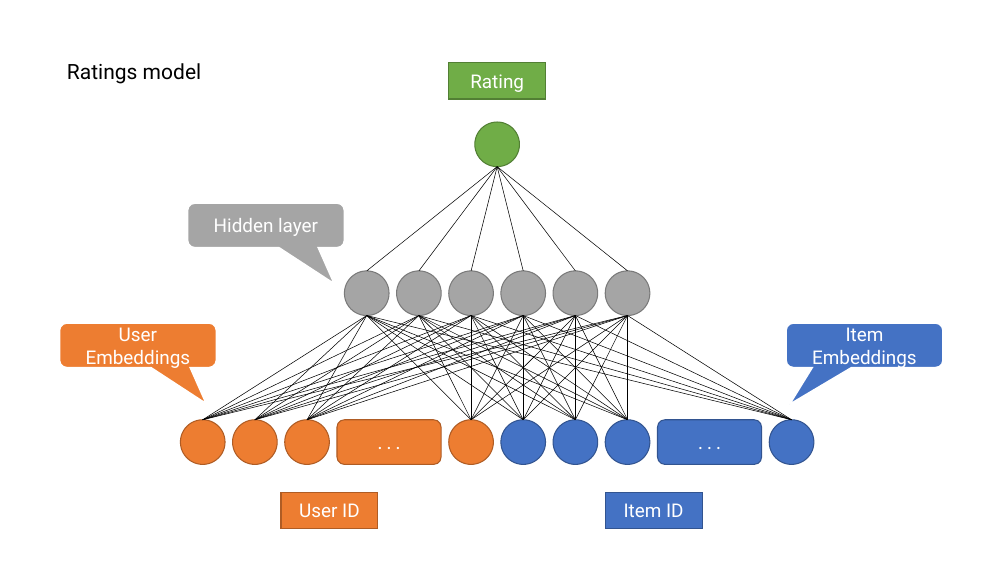
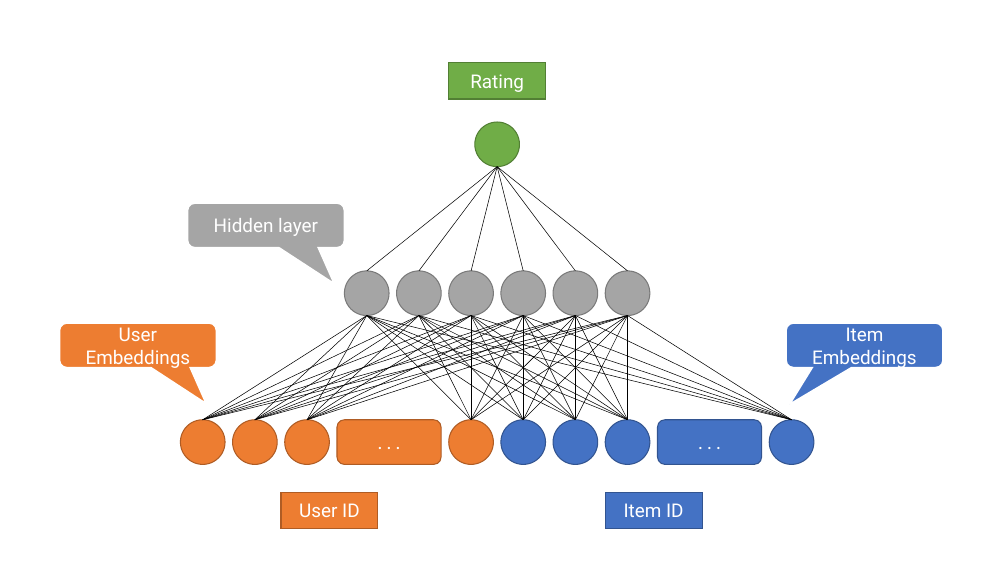
Before and after one commit to James-Leslie/deep-collaborative-filtering, a slide deck: slide 1 of figures/drawing-board.pptx. Drawn at 1008x567 pixels with LibreOffice and Linux fonts; fonts in the diff are those of the drawing. Boxes give left, top, right and bottom in pixels: in the first picture for what was removed or moved away, otherwise in the second. Text is boxed around its words. In the diff, an @@ line names an element or a change of style, - is before the commit and + after.

Commit message:
changed model architecture diagrams to pdf

```diff
--- a/figures/drawing-board.pptx
+++ b/figures/drawing-board.pptx
@@ text removed at box(67, 63, 202, 84) @@
-Ratings model
```
Also in this commit, not shown: 1 other slide changed, 1 slide added, 4 other files.
